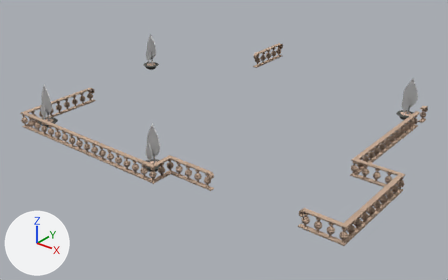
Two versions of the glTF model www/models/lba2/iso_scenes/80.glb, one commit apart.
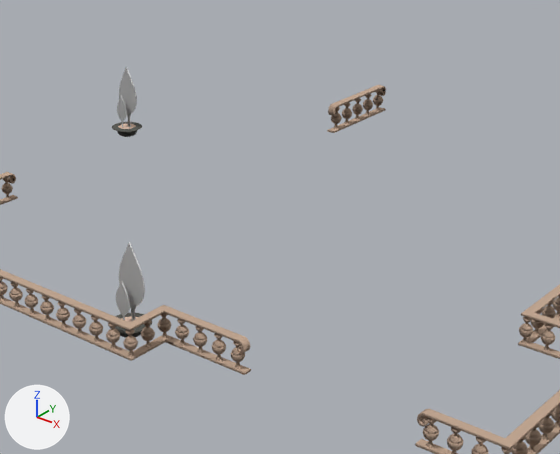
Each version appears first whole from a 50 mm camera at (62.0, -57.9, 25.8) aimed at (28.9, -16.5, 0.1), and next in a close-up on the part from 19% to 83% of the width and 0% to 83% of the height. Lighting does not change. The marker at lower left points along +X, +Y and +Z. Where no turn or scale is listed for an object, it has been applied to the vertices. Vertices at the same position are counted once.

Objects in the first close-up: 'colored', 'textured_fa874ed4'.
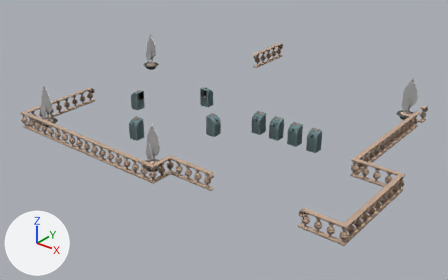
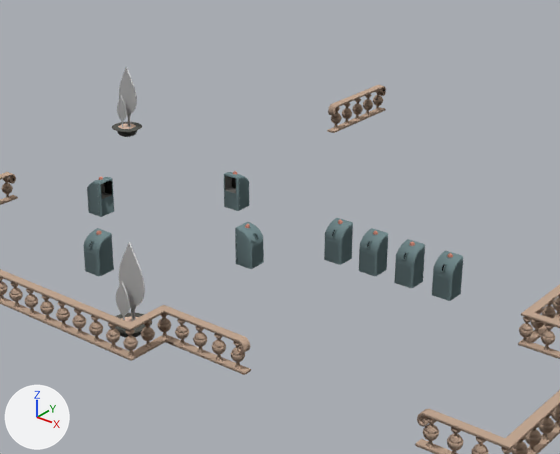
Pixel boxes (x1, y1, x2, y2) of what changed, in the close-ups (560 x 454 px):
part 1 of me_mesh_0, added (cyan): after (83, 171, 463, 301)

What the commit changed:
me_mesh_0 is used by ob_colored; location (0.0, 0.0, 0.0).
me_mesh_0 had 40982 vertices, 79372 faces and spanned x 10.1..46.8, y -27.8..-2.0, z 1.0..5.5.
me_mesh_0 now has 43502 vertices, 83548 faces and spans x 10.1..46.8, y -27.8..-2.0, z 1.0..5.5.
me_mesh_0 part 1: 2520 vertices added at x 18.0..38.0, y -23.0..-12.0, z 1.0..3.0.
